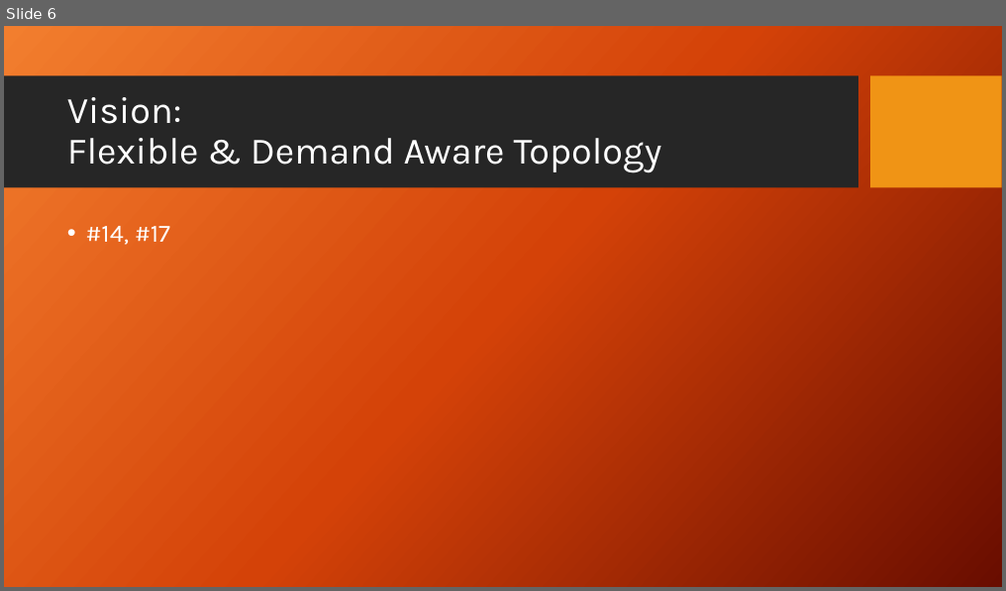
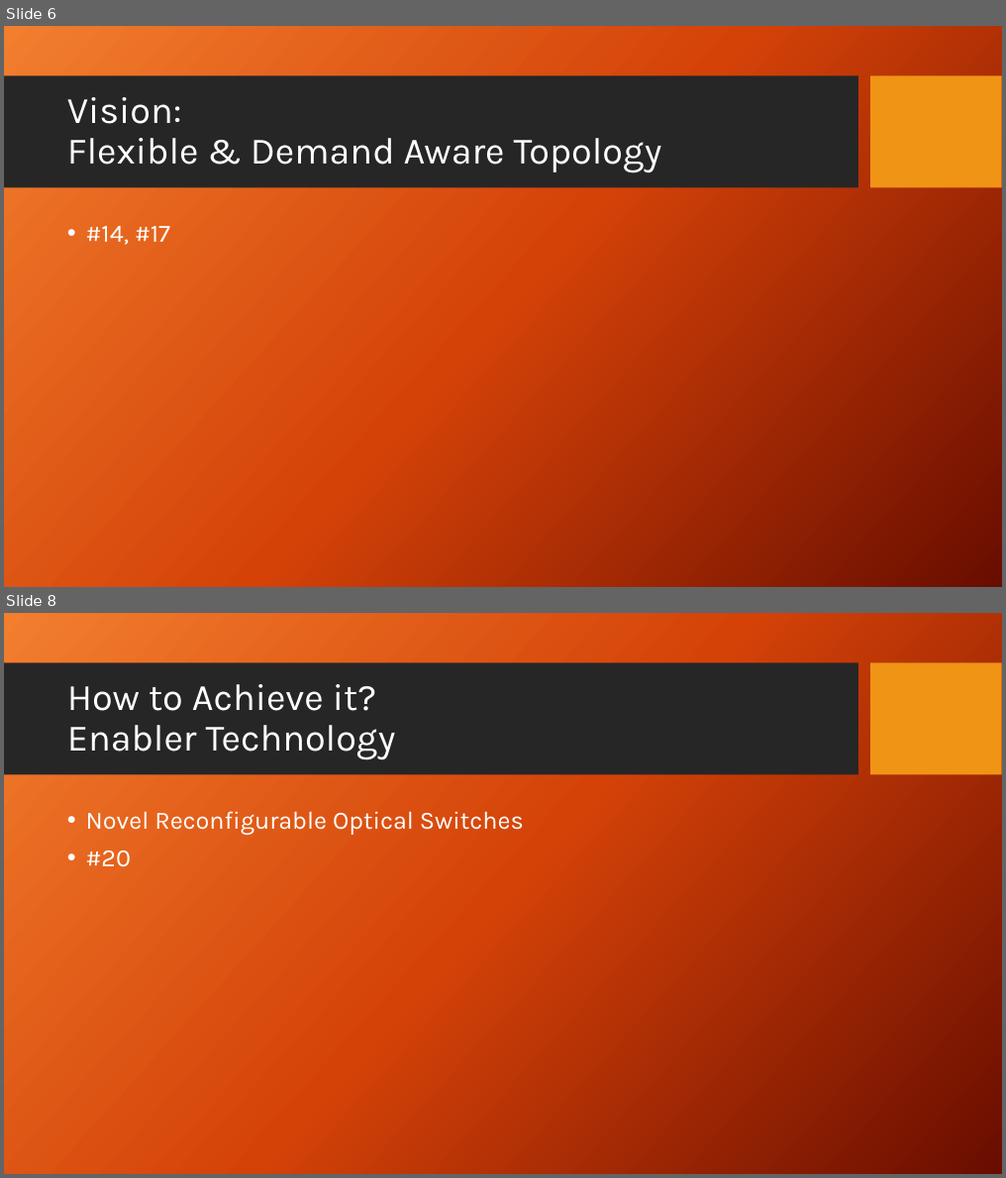
Before and after one commit to subhrendu1987/Presentations, a slide deck: ReadingGroup/ReadingGroup-AdjustNet.pptx. Shown one above the other, each under a label of ours: slide 6 before the commit, slides 6 and 8 after it; the slides between them are not shown. The pictures are 1006x591 and 1006x1178 pixels, drawn with LibreOffice and Linux fonts; fonts in the diff are those of the drawing; background and template pictures are left out. Boxes give left, top, right and bottom in pixels: in the first picture for what was removed or moved away, otherwise in the second. Text is boxed around its words. In the diff, an @@ line names an element or a change of style, - is before the commit and + after.

```diff
--- a/ReadingGroup/ReadingGroup-AdjustNet.pptx
+++ b/ReadingGroup/ReadingGroup-AdjustNet.pptx
@@ slide 8 added at [4, 613, 1002, 1174], background picture (left out); not listed: 2 template elements that a slide beside it also shows @@
@@ title added at [67, 684, 396, 761], 36 pt, text #FFFFFF @@
+How to Achieve it?
+Enabler Technology
@@ text added at [86, 811, 524, 867], 24 pt, text #FFFFFF @@
+• Novel Reconfigurable Optical Switches
+• #20
```
Also in this commit, not shown: 1 slide changed, 7 other slides added, 1 slide removed.
